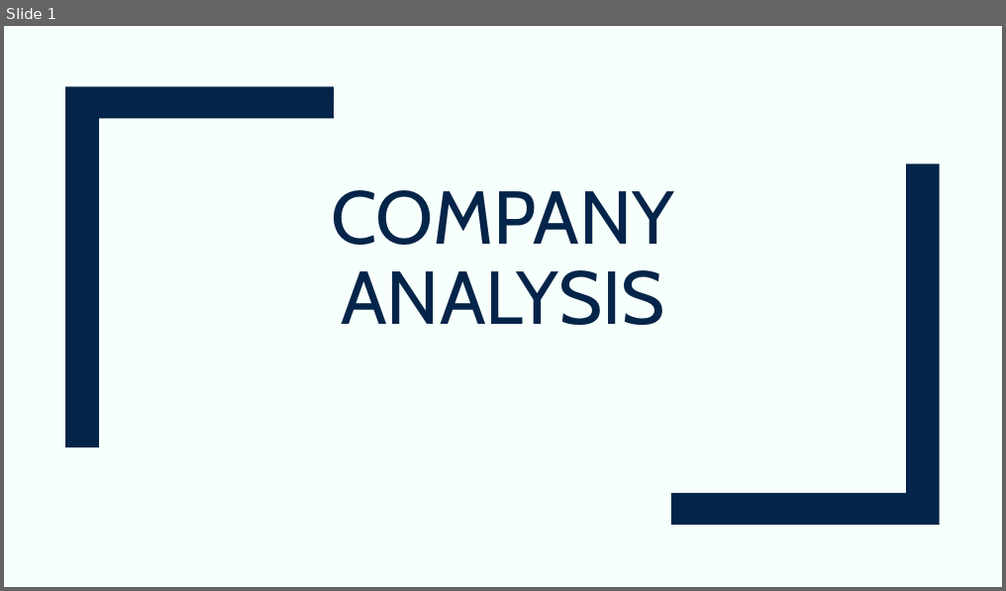
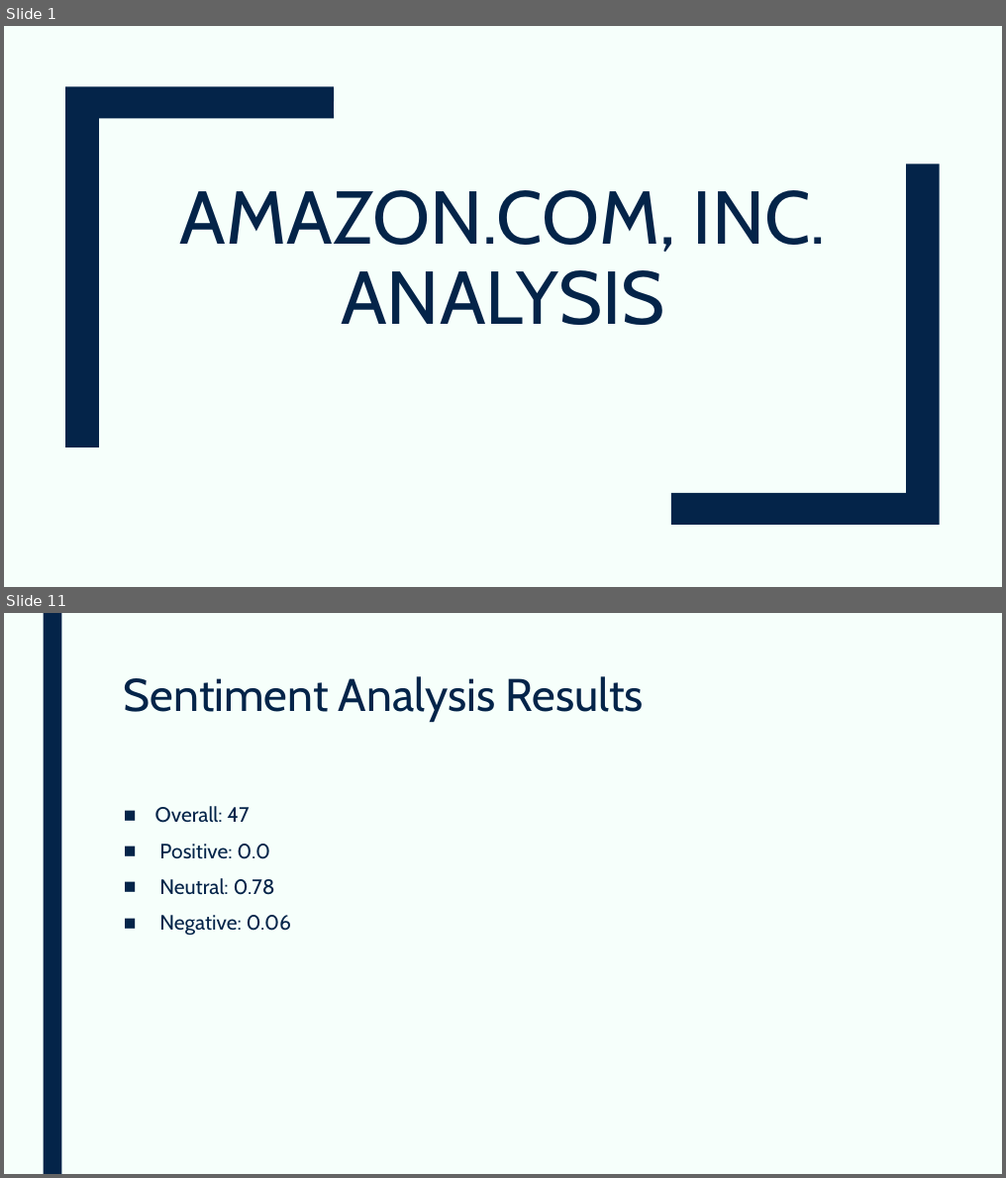
Before and after one commit to devangovind/AMUCLDISS, a slide deck: fastapi-backend/app/pres/output.pptx. Shown one above the other, each under a label of ours: slide 1 before the commit, slides 1 and 11 after it; the slides between them are not shown. The pictures are 1006x591 and 1006x1178 pixels, drawn with LibreOffice and Linux fonts; fonts in the diff are those of the drawing. Boxes give left, top, right and bottom in pixels: in the first picture for what was removed or moved away, otherwise in the second. Text is boxed around its words. In the diff, an @@ line names an element or a change of style, - is before the commit and + after.

```diff
--- a/fastapi-backend/app/pres/output.pptx
+++ b/fastapi-backend/app/pres/output.pptx
@@ slide 11 added at (4,613,1002,1174), background #F6FFFB @@
@@ rectangle added at (43,613,61,1174), fill #042449 @@
@@ title added at (124,676,644,722), 44 pt, text #042449 @@
+Sentiment Analysis Results
@@ text added at (155,806,292,936), 20 pt, text #042449 @@
+■ Overall: 47
+■ Positive: 0.0
+■ Neutral: 0.78
+■ Negative: 0.06
@@ slide 1 changed as well @@
@@ title at (180,190,826,325): text changed @@
-COMPANY ANALYSIS
+AMAZON.COM, INC. ANALYSIS
```
Also in this commit, not shown: 1 other slide changed, 8 other slides added, 8 other files.
